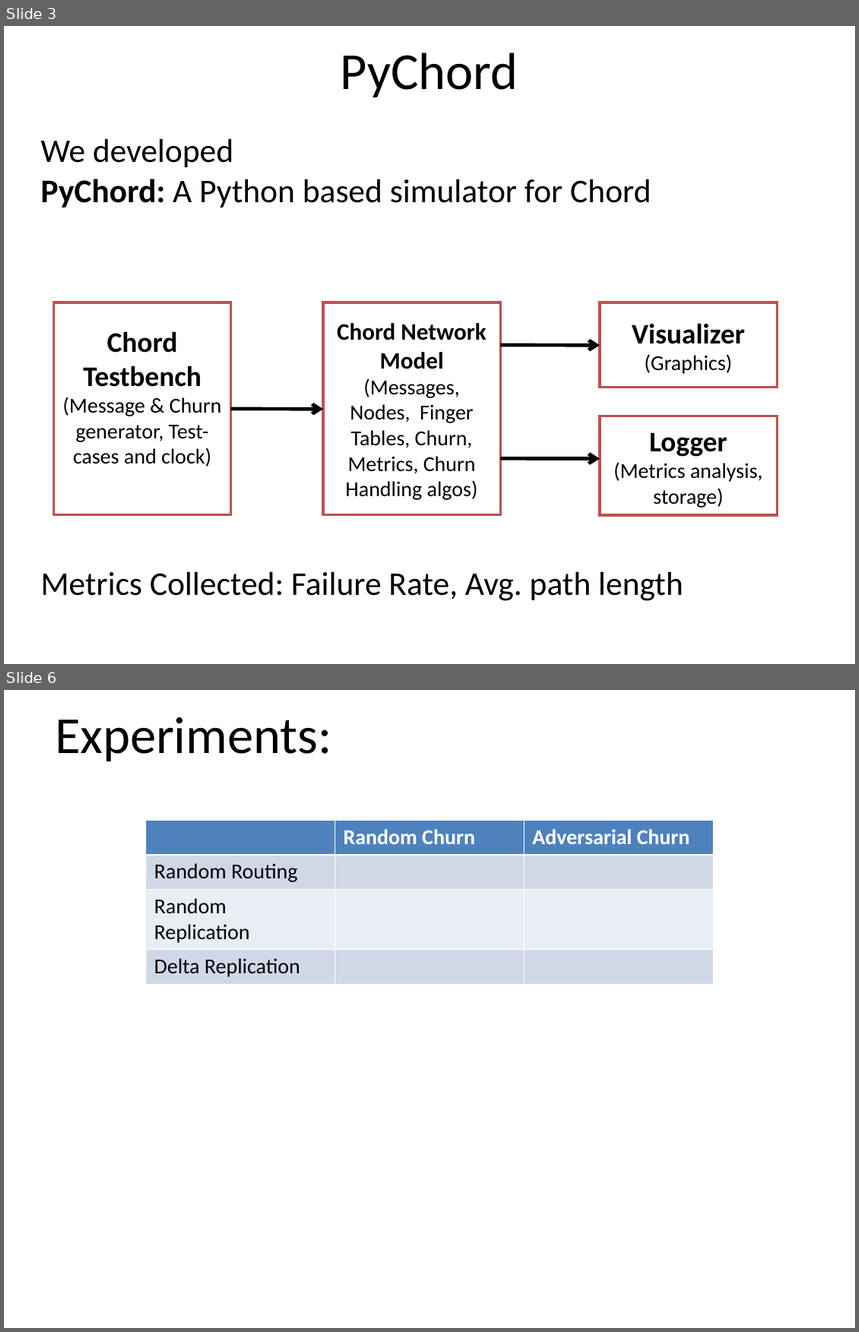
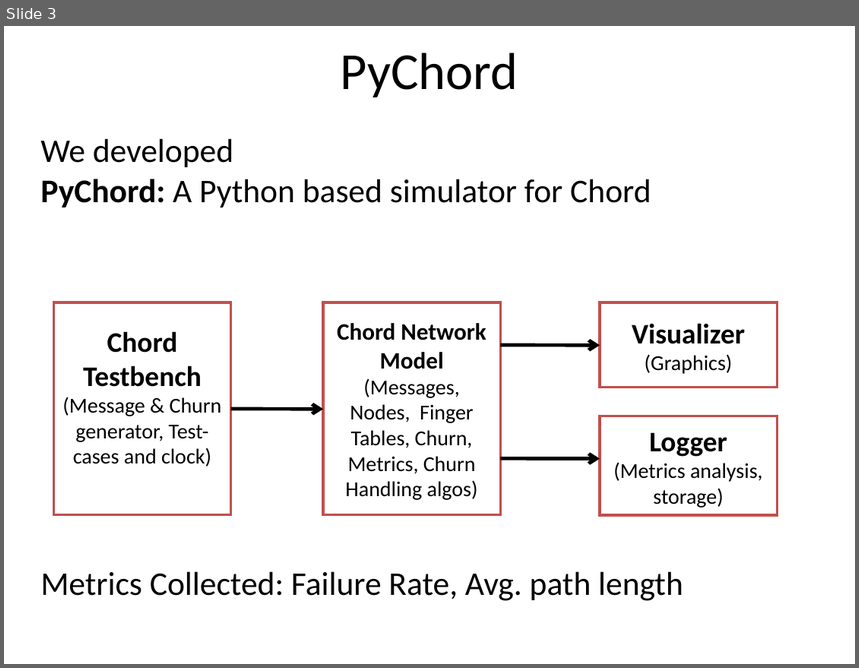
Before and after one commit to niojuju/pychord, a slide deck: Docs/Chord_Churn_Main.ppt. Shown one above the other, each under a label of ours: slides 3 and 6 before the commit, slide 3 after it; the slides between them are not shown. The pictures are 859x1332 and 859x668 pixels, drawn with LibreOffice and Linux fonts; fonts in the diff are those of the drawing. Boxes give left, top, right and bottom in pixels: in the first picture for what was removed or moved away, otherwise in the second. Text is boxed around its words. In the diff, an @@ line names an element or a change of style, - is before the commit and + after.

```diff
--- a/Docs/Chord_Churn_Main.ppt
+++ b/Docs/Chord_Churn_Main.ppt
@@ slide 6 removed at (4, 690, 855, 1328), background #FFFFFF @@
@@ title removed at (55, 717, 332, 761) @@
-Experiments:
@@ table removed at (146, 820, 713, 983), 4 rows, 3 columns @@
- | Random Churn | Adversarial Churn
-Random Routing |  | 
-Random Replication |  | 
-Delta Replication |  | 
```
